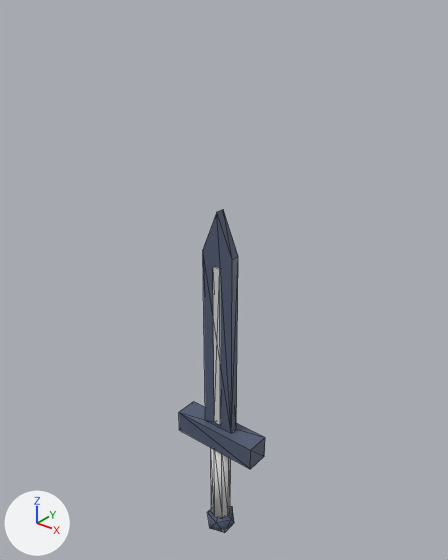
One commit to the glTF model assets/models/items/lead_shortsword.glb: the scene before it, then after it.
Before and after are seen from a 50 mm lens placed at (0.667, -0.822, 0.924), pointed at (-0.02, 0.036, 0.392). The lights are fixed; the arrows at lower left show +X, +Y and +Z. The older version comes first. Mesh edges are drawn as thin lines. Vertices at exactly the same position are counted once.

The older version as bpy lines, for what is in view:
```python
me_lead_shortsword_v0 = bpy.data.meshes.new('lead_shortsword_v0')
me_lead_shortsword_v0.from_pydata(...)  # 54 vertices, 88 faces; spans x -0.098..0.098, y -0.03..0.03, z -0.235..0.55
# faces by material slot: [28, 60]
me_lead_shortsword_v0.materials.append(mat_prop_dark_planks)
me_lead_shortsword_v0.materials.append(mat_prop_iron_metal)
ob_lead_shortsword_v0 = bpy.data.objects.new('lead_shortsword_v0', me_lead_shortsword_v0)
ob_lead_shortsword_v0.location = (0.0, 0.0, 0.0)
```
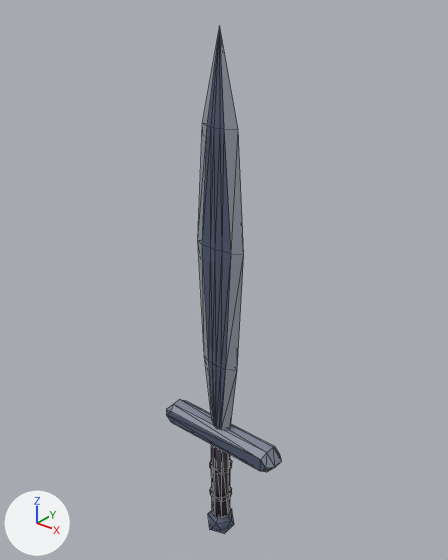
The edits, one by one:
me_lead_shortsword_v0 is used by ob_lead_shortsword_v0; location (0.0, 0.0, 0.0).
me_lead_shortsword_v0 had 54 vertices, 88 faces and spanned x -0.098..0.098, y -0.03..0.03, z -0.235..0.55.
me_lead_shortsword_v0 now has 133 vertices, 218 faces and spans x -0.149..0.149, y -0.029..0.029, z -0.239..0.858.
me_lead_shortsword_v0 part 1: a new loose piece, an 8-sided cylinder along z spanning x -0.021..0.021, y -0.021..0.021, z -0.18..0.02, in mat_prop_dark_planks.
me_lead_shortsword_v0 part 2: the loose piece of 12 vertices spanning x -0.031..0.031, y -0.03..0.03, z -0.235..-0.165 is moved by (0.0, 0.0, -0.005).
me_lead_shortsword_v0 part 3: the loose piece of 10 vertices spanning x -0.035..0.035, y -0.009..0.009, z 0.07..0.55 is rebuilt with 49 vertices and now spans x -0.054..0.054, y -0.014..0.014, z 0.068..0.858.
me_lead_shortsword_v0 part 4: the loose piece of 8 vertices spanning x -0.098..0.098, y -0.025..0.025, z 0.02..0.07 is rebuilt with 24 vertices and now spans x -0.149..0.149, y -0.025..0.025, z 0.02..0.07.
me_lead_shortsword_v0 part 5: a new loose piece of 16 vertices spanning x -0.025..0.025, y -0.025..0.025, z -0.126..-0.114, in mat_prop_dark_planks.
me_lead_shortsword_v0 part 6: a new loose piece of 16 vertices spanning x -0.025..0.025, y -0.025..0.025, z -0.046..-0.034, in mat_prop_dark_planks.
me_lead_shortsword_v0 part 7: the loose piece of 8 vertices spanning x -0.008..0.008, y -0.012..0.012, z 0.08..0.44 is deleted.
Part 8, on me_lead_shortsword_v0:
16 vertices are removed from x -0.022..0.022, y -0.022..0.022, z -0.18..0.02.
28 faces are deleted.

What differs and where, as boxes (x1, y1, x2, y2) in the pictures (448 x 560 px; the box of a moved part takes in the faces that stretch with it):
'lead_shortsword_v0', reshaped (34% wider, 57% taller)
    before: (179, 210, 265, 533)
    after: (166, 26, 282, 534)
part 1 of me_lead_shortsword_v0, added
    after: (211, 444, 230, 518)
part 2 of me_lead_shortsword_v0, moved or reshaped
    before: (208, 506, 234, 533)
    after: (208, 508, 234, 534)
part 3 of me_lead_shortsword_v0, rebuilt (31% wider, 80% taller)
    before: (203, 210, 238, 433)
    after: (198, 26, 244, 429)
part 4 of me_lead_shortsword_v0, rebuilt (34% wider, 9% taller)
    before: (179, 402, 265, 469)
    after: (166, 399, 282, 472)
part 5 of me_lead_shortsword_v0, added
    after: (210, 487, 232, 502)
part 6 of me_lead_shortsword_v0, added
    after: (210, 459, 232, 474)
part 7 of me_lead_shortsword_v0, deleted
    before: (213, 267, 221, 425)
part 8 of me_lead_shortsword_v0, deleted
    before: (211, 448, 231, 518)
